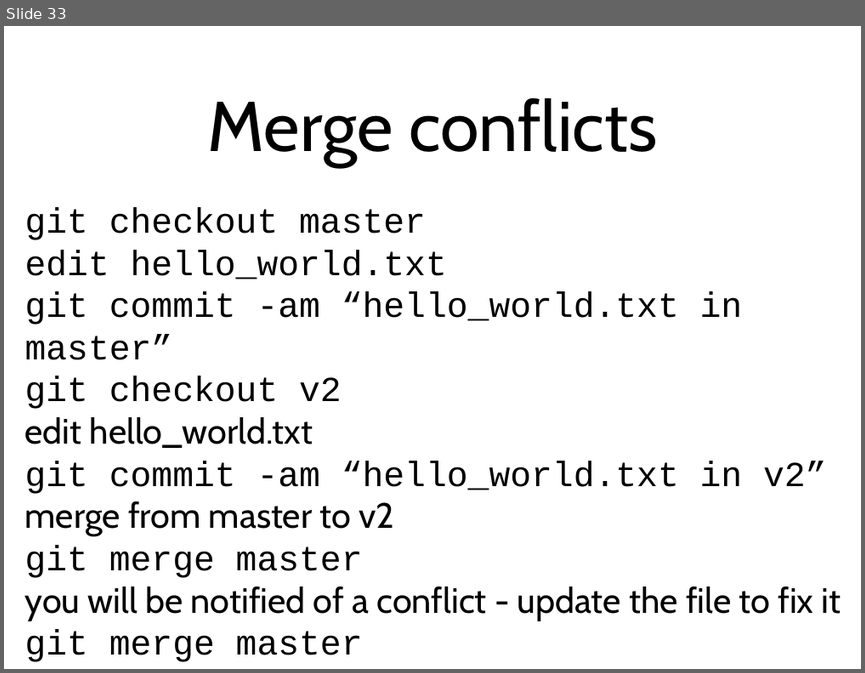
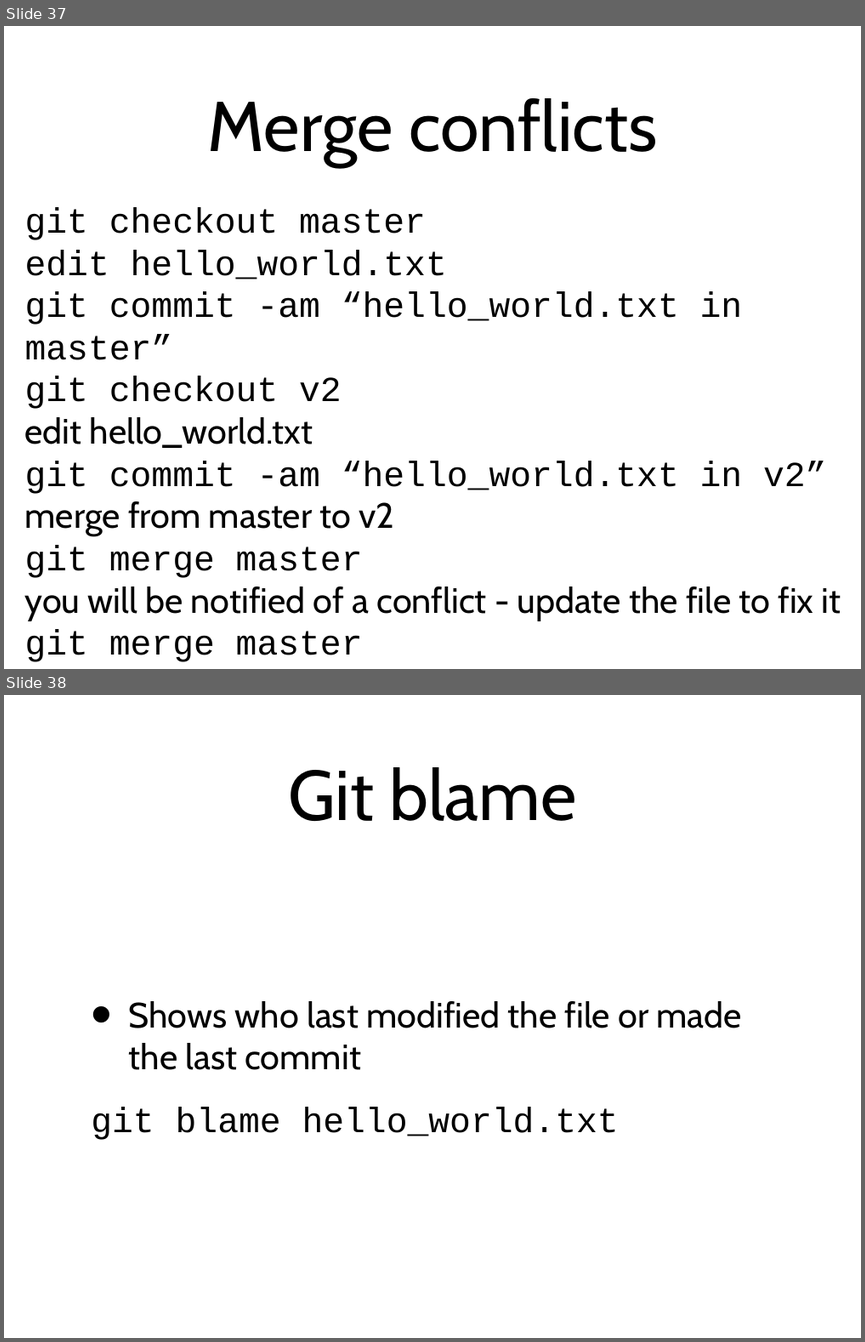
Before and after one commit to kmoir/Git-tutorial, a slide deck: GitParty.odp. Shown one above the other, each under a label of ours: slide 33 before the commit, slides 37 and 38 after it. The pictures are 865x673 and 865x1342 pixels, drawn with LibreOffice and Linux fonts; fonts in the diff are those of the drawing. Boxes give left, top, right and bottom in pixels: in the first picture for what was removed or moved away, otherwise in the second. Text is boxed around its words. In the diff, an @@ line names an element or a change of style, - is before the commit and + after.

```diff
--- a/GitParty.odp
+++ b/GitParty.odp
@@ slide 38 added at [4, 695, 861, 1338], background #FFFFFF @@
@@ title added at [288, 767, 577, 821], 84 pt, text #000000 @@
+Git blame
@@ text added at [91, 1001, 742, 1140], 42 pt, text #000000 @@
+• Shows who last modified the file or made the last commit
+git blame hello_world.txt
@@ what was slide 33 is now slide 37 @@
```
Also in this commit, not shown: 5 slides changed, 4 other slides added, 3 other files.
